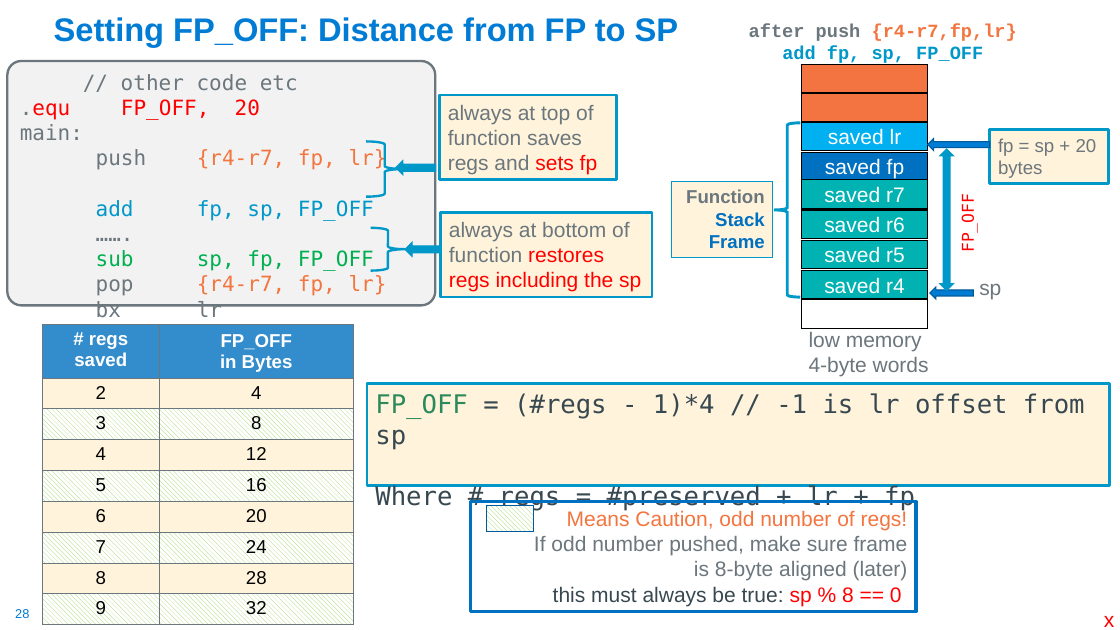
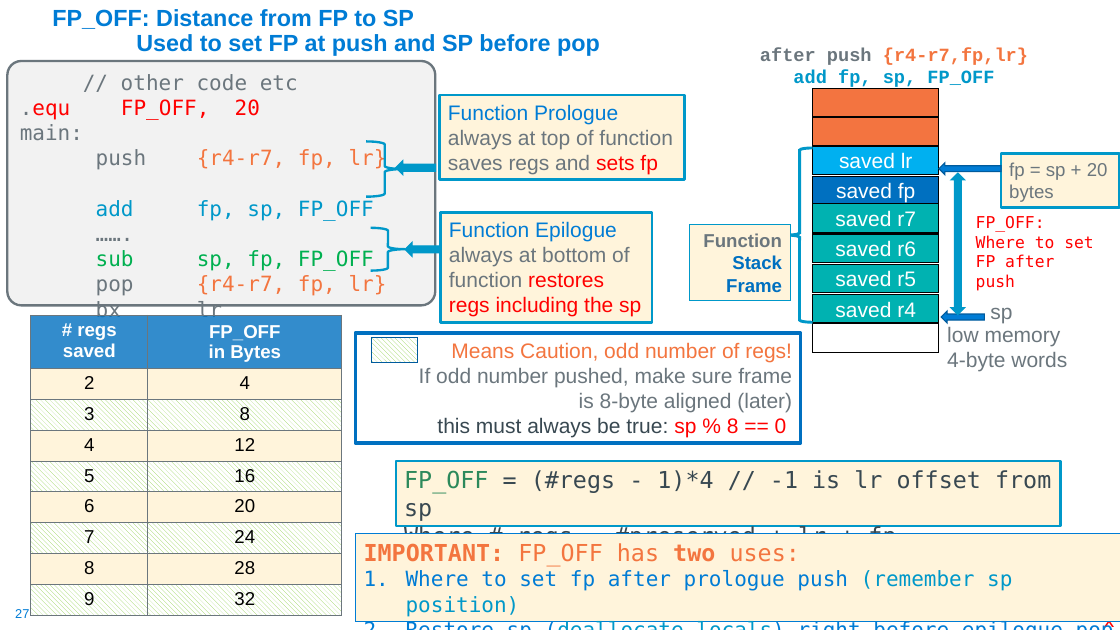
Before and after one commit to cse30-fa22/Muller_CSE30_Lecture_Slides, a slide deck: slide 27 of 09_Assm_Part4.pptx (slide 28 before the commit). Drawn at 1120x630 pixels with LibreOffice and Linux fonts; fonts in the diff are those of the drawing. Boxes give left, top, right and bottom in pixels: in the first picture for what was removed or moved away, otherwise in the second. Text is boxed around its words. In the diff, an @@ line names an element or a change of style, - is before the commit and + after.

```diff
--- a/09_Assm_Part4.pptx
+++ b/09_Assm_Part4.pptx
@@ title at (52,9,600,56): text changed; size 28 to 20 pt @@
-Setting FP_OFF: Distance from FP to SP
+FP_OFF: Distance from FP to SP
+Used to set FP at push and SP before pop
@@ rectangle "Function Prologue": place and size @@
-rectangle "Function Prologue" at (439,95,616,180)
+rectangle "Function Prologue" at (439,95,684,180)
@@ text in rectangle at (448,104,618,124): paragraph added @@
+Function Prologue
@@ 10 rectangles, 2 texts, 2 left arrows, 1 up down arrow, 1 right brace: place and size @@
-10 rectangles, 2 texts, 2 left arrows, 1 up down arrow, 1 right brace at (749,24,1108,329)
+10 rectangles, 2 texts, 2 left arrows, 1 up down arrow, 1 right brace at (760,48,1120,352)
@@ text "FP_OFF:" at (976,216,1094,291): rotation 270 to 0 degrees @@
@@ rectangle "Function Epilogue": place and size @@
-rectangle "Function Epilogue" at (441,213,653,297)
+rectangle "Function Epilogue" at (441,213,653,323)
@@ text in rectangle at (449,221,617,241): paragraph added @@
+Function Epilogue
@@ rectangle "Function Stack Frame": place and size @@
-rectangle "Function Stack Frame" at (672,181,773,258)
+rectangle "Function Stack Frame" at (690,224,791,301)
@@ text at (976,216,1094,291): text changed @@
-FP_OFF
+FP_OFF:
+Where to set FP after push
@@ table: place and size @@
-table at (42,325,353,625)
+table at (31,316,342,616)
@@ text "low memory": place and size @@
-text "low memory" at (809,332,929,377)
+text "low memory" at (947,327,1067,371)
@@ rectangle "Means Caution, odd number of ...": place and size @@
-rectangle "Means Caution, odd number of ..." at (471,502,916,612)
+rectangle "Means Caution, odd number of ..." at (355,333,801,443)
@@ rectangle: place and size @@
-rectangle at (486,506,534,531)
+rectangle at (371,337,418,362)
@@ rectangle "FP_OFF = (#regs - 1)*4 ...": place and size @@
-rectangle "FP_OFF = (#regs - 1)*4 ..." at (367,384,1110,486)
+rectangle "FP_OFF = (#regs - 1)*4 ..." at (396,461,1060,526)
@@ rectangle "FP_OFF = (#regs - 1)*4 ..." at (396,461,1060,526): size 22 to 20 pt @@
@@ rectangle added at (355,534,1120,621), fill #FFF4DB, outline #007CD5 0.75 pt, 18 pt, text #007CD5 @@
+IMPORTANT: FP_OFF has two uses:
+1. Where to set fp after prologue push (remember sp position)
+2. Restore sp (deallocate locals) right before epilogue pop
@@ page number at (15,609,29,618): text changed @@
-28
+27
```
Also in this commit, not shown: 7 other slides changed, 4 slides added, 41 slides removed, 3 other files.
